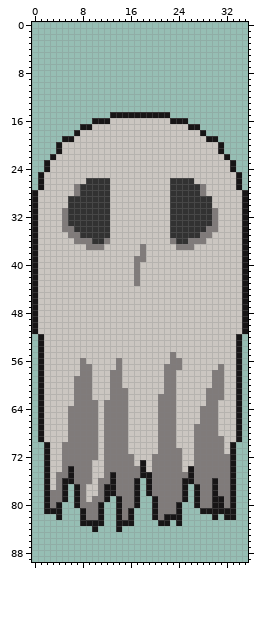
Pixel-art file: src/assets/entities/enemies/ghost/aseprite/ghost4.aseprite. That is the earlier state.
36x90 pixels, 1 frame.
And afterwards:
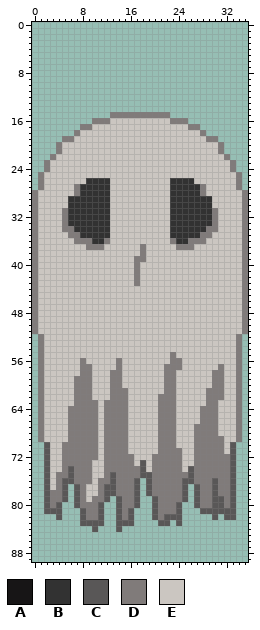
Palette (. is transparent): A #171516  B #323232  C #595757  D #807b7a  E #cbc6c1
The edit:
Changed rows in their new state; - is an unchanged pixel.
first column x 0:
15 -------------DDDDDDDDDD-------------
16 ----------DDD----------DDD----------
17 --------DD----------------DD--------
18 -------D--------------------D-------
19 -----DD----------------------DD-----
20 ----D--------------------------D----
21 ----D--------------------------D----
22 ---D----------------------------D---
23 --D------------------------------D--
24 --D------------------------------D--
25 -D--------------------------------D-
26 -D--------------------------------D-
27 -D--------------------------------D-
28 D----------------------------------D
29 D----------------------------------D
30 D----------------------------------D
31 D----------------------------------D
32 D----------------------------------D
33 D----------------------------------D
34 D----------------------------------D
35 D----------------------------------D
36 D----------------------------------D
37 D----------------------------------D
38 D----------------------------------D
39 D----------------------------------D
40 D----------------------------------D
41 D----------------------------------D
42 D----------------------------------D
43 D----------------------------------D
44 D----------------------------------D
45 D----------------------------------D
46 D----------------------------------D
47 D----------------------------------D
48 D----------------------------------D
49 D----------------------------------D
50 D----------------------------------D
51 D----------------------------------D
52 -D--------------------------------D-
53 -D--------------------------------D-
54 -D--------------------------------D-
55 -D--------------------------------D-
56 -D--------------------------------D-
57 -D--------------------------------D-
58 -D--------------------------------D-
59 -D--------------------------------D-
60 -D--------------------------------D-
61 -D--------------------------------D-
62 -D--------------------------------D-
63 -D--------------------------------D-
64 -D--------------------------------D-
65 -D--------------------------------D-
66 -D--------------------------------D-
67 -D--------------------------------D-
68 -D--------------------------------D-
69 -D--------------------------------D-
70 --C------------------------------C--
71 --C------------------------------C--
72 --C------------------------------C--
73 --C---------------C--------------C--
74 --C---C-----------C-------C------C--
75 --C---C------C----CC------C------C--
76 --C--CC------C---C-C-----CC---C--C--
77 --C--C-C----CC---C-C-----C-C--C--C--
78 --C--C-C----CC---C-C-----C-C--C--C--
79 --C--C-C----C-C--C--C----C-C--CC-C--
80 --C-C--C---C--C--C--C---C--C--CC-C--
81 --CCC---C--C--C-C---C---C---CCCCCC--
82 ----C---C--C--C-C---C-CCC-----C-CC--
83 --------CCCC--CCC----CC-C-----------
84 ----------C---C---------------------
Changed places in both pictures, as pixel boxes (x1, y1, x2, y2):
changed: (32, 112, 248, 532)
